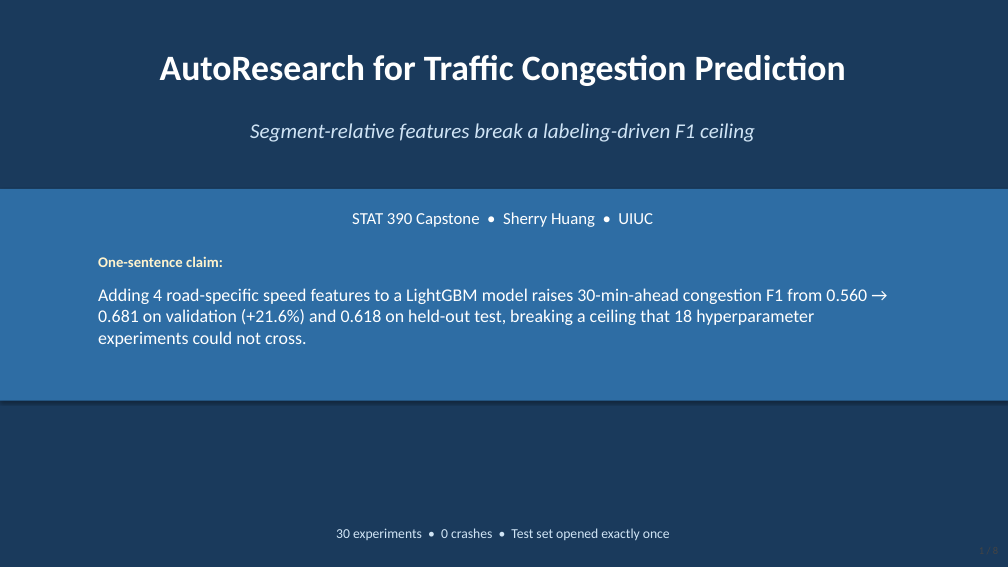
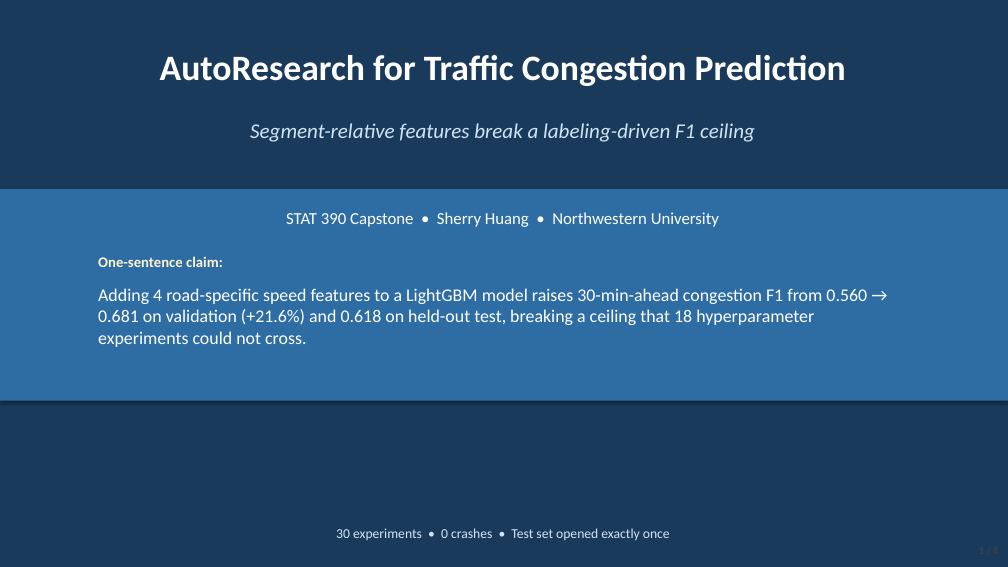
Before and after one commit to SherryHuang0311/traffic-autoresearch, a slide deck: slide 1 of deliverables/week7/final_presentation.pptx. Drawn at 1008x567 pixels with LibreOffice and Linux fonts; fonts in the diff are those of the drawing. Boxes give left, top, right and bottom in pixels: in the first picture for what was removed or moved away, otherwise in the second. Text is boxed around its words. In the diff, an @@ line names an element or a change of style, - is before the commit and + after.

```diff
--- a/deliverables/week7/final_presentation.pptx
+++ b/deliverables/week7/final_presentation.pptx
@@ text at bbox=[286, 212, 719, 227]: text changed @@
-STAT 390 Capstone • Sherry Huang • UIUC
+STAT 390 Capstone • Sherry Huang • Northwestern University
```
Also in this commit, not shown: 2 other slides changed, 4 other files.
